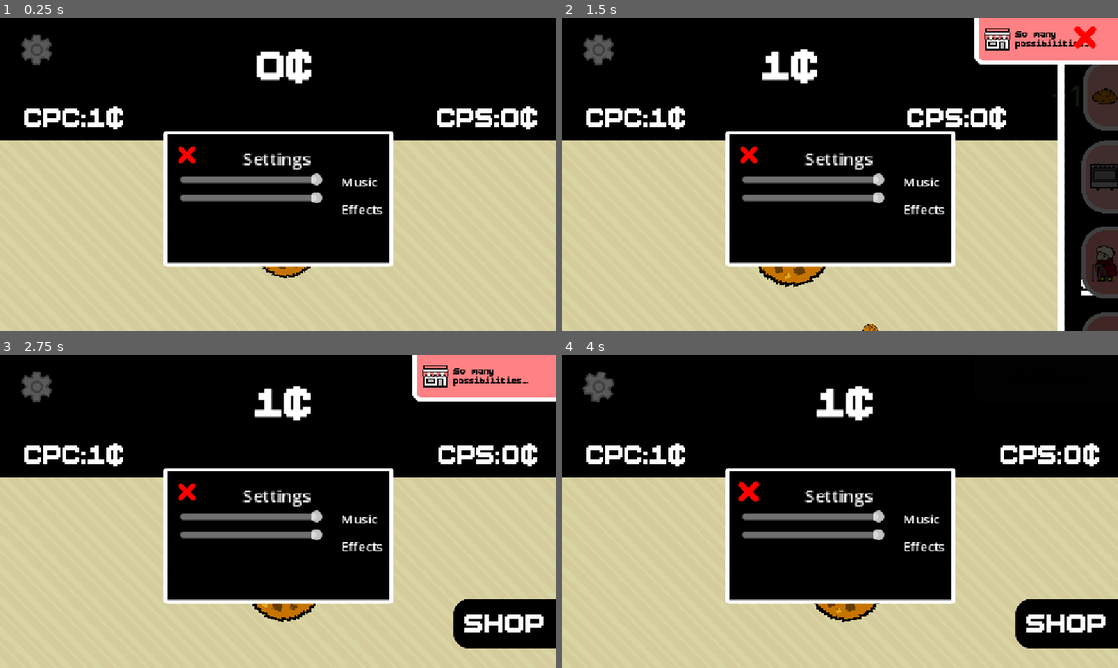
Above: before the commit, frames 1-4 (two rows, left to right).
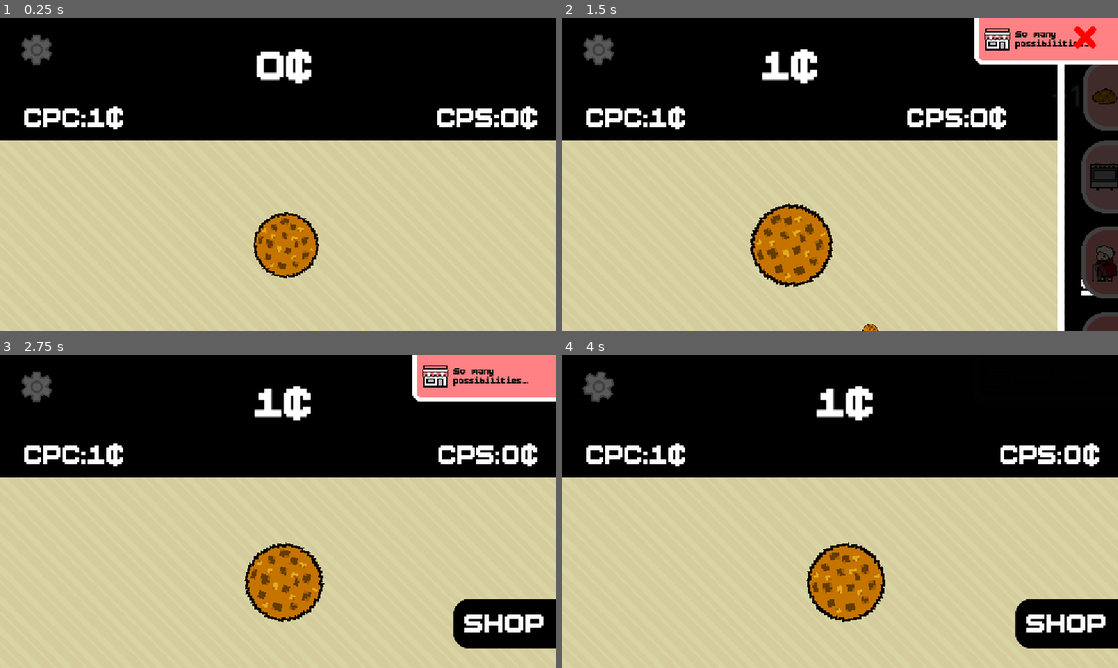
Above: after the commit, the same moments.

Repository: ashmitiscodingpython/sparkle-milkyway
Game: Godot game, scene res://scenes/main.tscn
Same seed, same stepped clock (60 frames per second), same inputs: the game is played once before the commit and once after it.
Inputs (mouse positions are in pixels of both pictures, inside the frame that each line leads up to):
- Up to frame 1 (0.25 s): no input
- Up to frame 2 (1.5 s): tap Enter at 0.5 s; move the mouse to (851, 243) at 0.52 s; hold Right 0.53-1.28 s; tap Alt at 0.6 s; click (851, 243) at 0.67 s; move the mouse to (1084, 287) at 1.27 s; hold Down from 1.28 s (still down); tap Shift at 1.35 s; click (1084, 287) at 1.42 s
- Up to frame 3 (2.75 s): move the mouse to (389, 373) at 2.02 s; release Down at 2.03 s; hold Right from 2.03 s (still down); tap Alt at 2.1 s; click (389, 373) at 2.17 s
- Up to frame 4 (4 s): move the mouse to (600, 386) at 2.77 s; release Right at 2.78 s; hold Up 2.78-3.53 s; tap Shift at 2.85 s; click (600, 386) at 2.92 s; move the mouse to (751, 492) at 3.52 s; hold Left from 3.53 s (still down); tap Alt at 3.6 s; click (751, 492) at 3.67 s

The runs differ from the first frame. In frame 1, 17% of the frame differs, in the area x 29-71%, y 36-80%; in frame 2, 17%; in frame 3, 17%; in frame 4, 17%.

Commit message:
Final hourly commit for the day

Diff:
--- a/scenes/main.tscn
+++ b/scenes/main.tscn
@@ -900,6 +900,7 @@
 offset_bottom = -16.1133
 scale = Vector2(1, 1.15)
 max_value = 1.0
+step = 0.01
 value = 1.0
 
 [node name="Effects" type="HSlider" parent="SettingsPrompt"]
@@ -909,6 +910,7 @@
 offset_bottom = 8.55332
 scale = Vector2(1, 1.15)
 max_value = 1.0
+step = 0.01
 value = 1.0
 
 [node name="Label2" type="Label" parent="SettingsPrompt"]
--- a/scenes/settings_prompt.gd
+++ b/scenes/settings_prompt.gd
@@ -1,4 +1,20 @@
 extends Sprite2D
 
+@onready var music = $Music
+@onready var effects = $Effects
+@onready var game = %GameManager
+@onready var mus = $"../BackgroundMusic"
+var norm = 0
+var norp
+
+func _ready() -> void:
+	norm = mus.volume_db
+	norp = position
+
 func _process(_delta: float) -> void:
-	pass
+	game.effect_vol = effects.value
+	mus.volume_db = norm * music.value
+	if game.settings:
+		position += (norp - position) / 5
+	else:
+		position += (Vector2(576, 800) - position) / 5
--- a/scripts/game_manager.gd
+++ b/scripts/game_manager.gd
@@ -59,7 +59,6 @@
 func _ready() -> void:
 	effects = [$"../AchievementSound", $"../ClickEffect", $"../GoldEffect", $"../PurchaseEffect", $"../HissEffect"]
 	for effect in effects:
-		print(effect)
 		norms.append(effect.volume_db)
 
 func add_factory() -> void:
